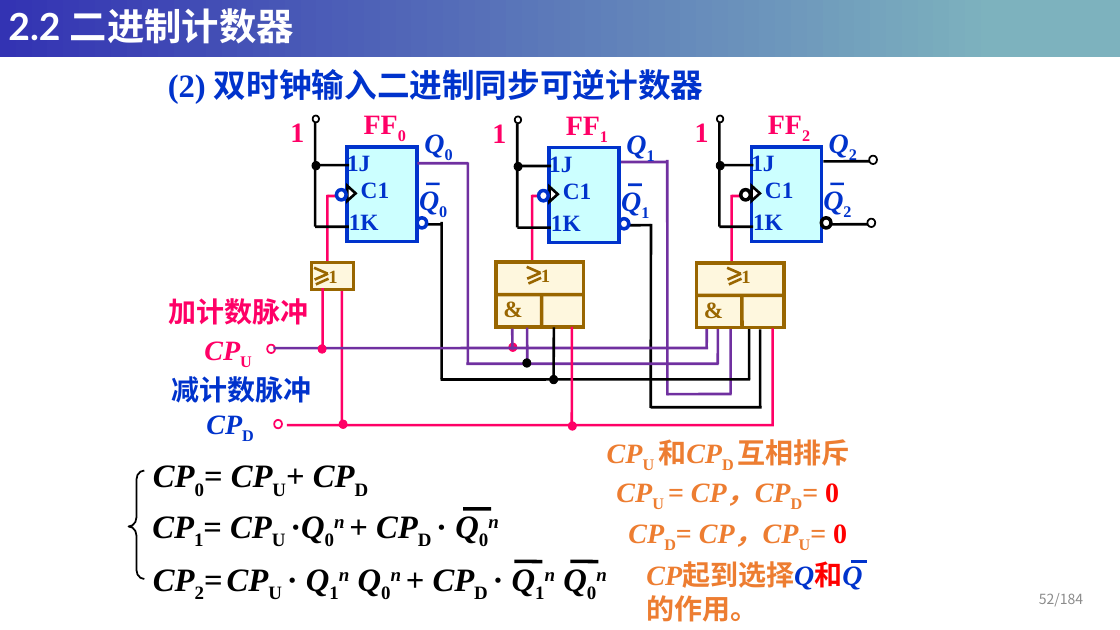
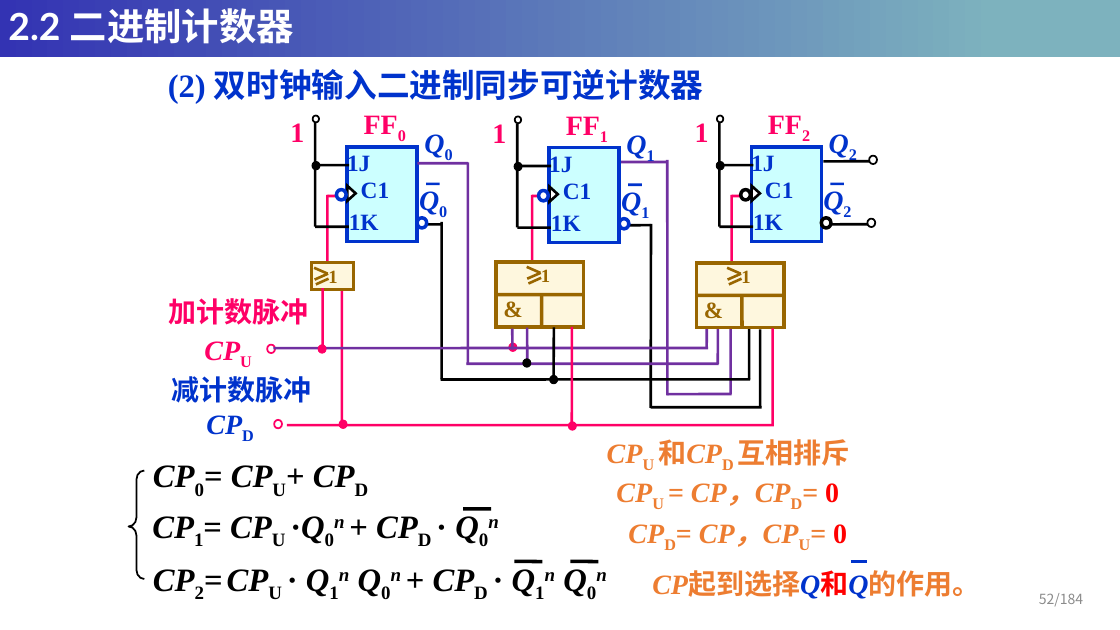
Before and after one commit to HeyuanMingong/heyuanmingong.github.io, a slide deck: slide 52 of DC/第六章-时序逻辑电路.pptx. Drawn at 1120x630 pixels with LibreOffice and Linux fonts; fonts in the diff are those of the drawing. Boxes give left, top, right and bottom in pixels: in the first picture for what was removed or moved away, otherwise in the second. Text is boxed around its words. In the diff, an @@ line names an element or a change of style, - is before the commit and + after.

```diff
--- a/DC/第六章-时序逻辑电路.pptx
+++ b/DC/第六章-时序逻辑电路.pptx
@@ text at [652,572,980,599]: text changed @@
-CP起到选择Q和Q
-的作用。
+CP起到选择Q和Q的作用。
```
Also in this commit, not shown: 20 other slides changed, 1 other file.
